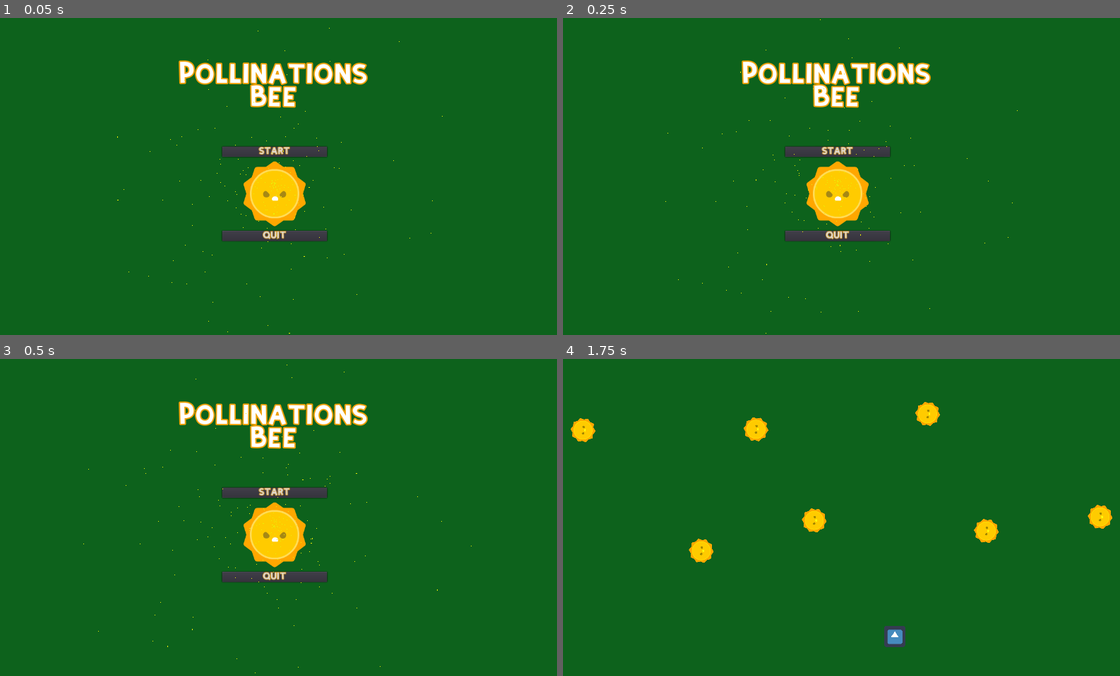
Above: before the commit, frames 1-4 (two rows, left to right).
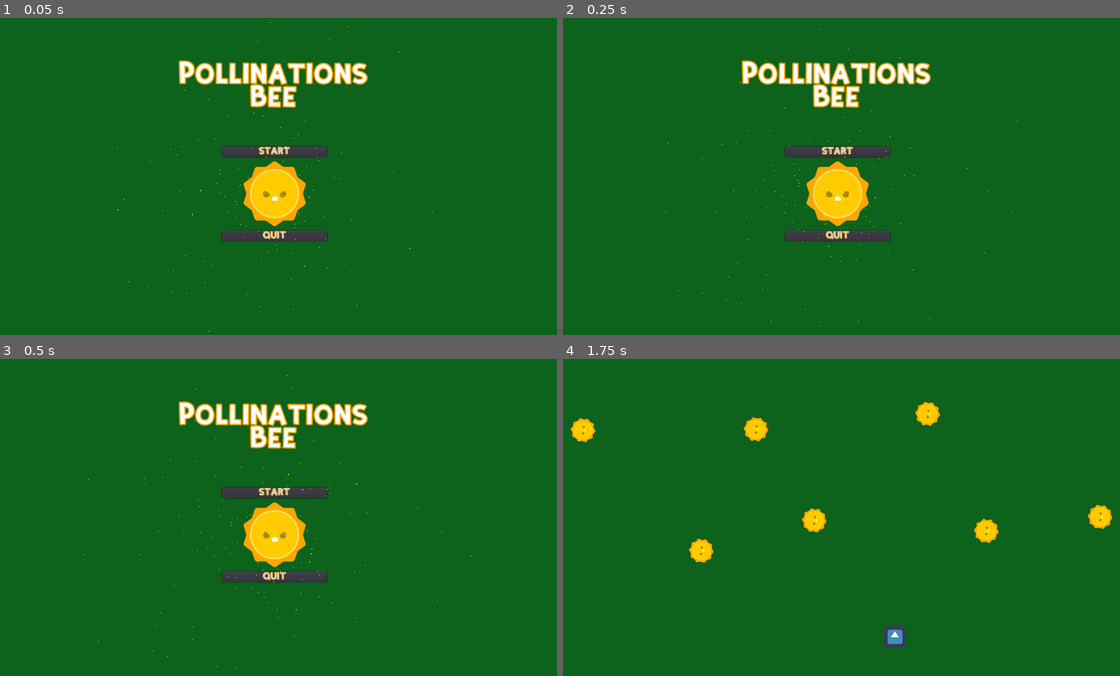
Above: after the commit, the same moments.

Repository: Szczocik/Pollinations_bee
Game: Godot game, scene res://GUI/MainMenu.tscn
Same seed, same stepped clock (60 frames per second), same inputs: the game is played once before the commit and once after it. The engine's default icon, where the game draws it, is replaced by a stand-in: a white triangle on a blue panel in a dark square.
Inputs (mouse positions are in pixels of both pictures, inside the frame that each line leads up to):
- Up to frame 1 (0.05 s): no input
- Up to frame 2 (0.25 s): no input
- Up to frame 3 (0.5 s): no input
- Up to frame 4 (1.75 s): click "START" at 0.5 s; move the mouse to (964, 501) at 1.27 s

The runs differ from the first frame. In frame 1, 0.1% of the frame differs, in the area x 21-80%, y 1-100%; in frame 2, 0.1%; in frame 3, 0.1%, in the area x 14-85%, y 1-100%; in frame 4, nothing differs.

Commit message:
Main Menu

Diff:
--- a/GUI/MainMenu.tscn
+++ b/GUI/MainMenu.tscn
@@ -86,7 +86,7 @@
 text = "QUIT"
 
 [node name="Particles2D" type="Particles2D" parent="."]
-position = Vector2( 640, 380 )
+position = Vector2( 640, 403 )
 amount = 200
 lifetime = 3.0
 preprocess = 5.0
